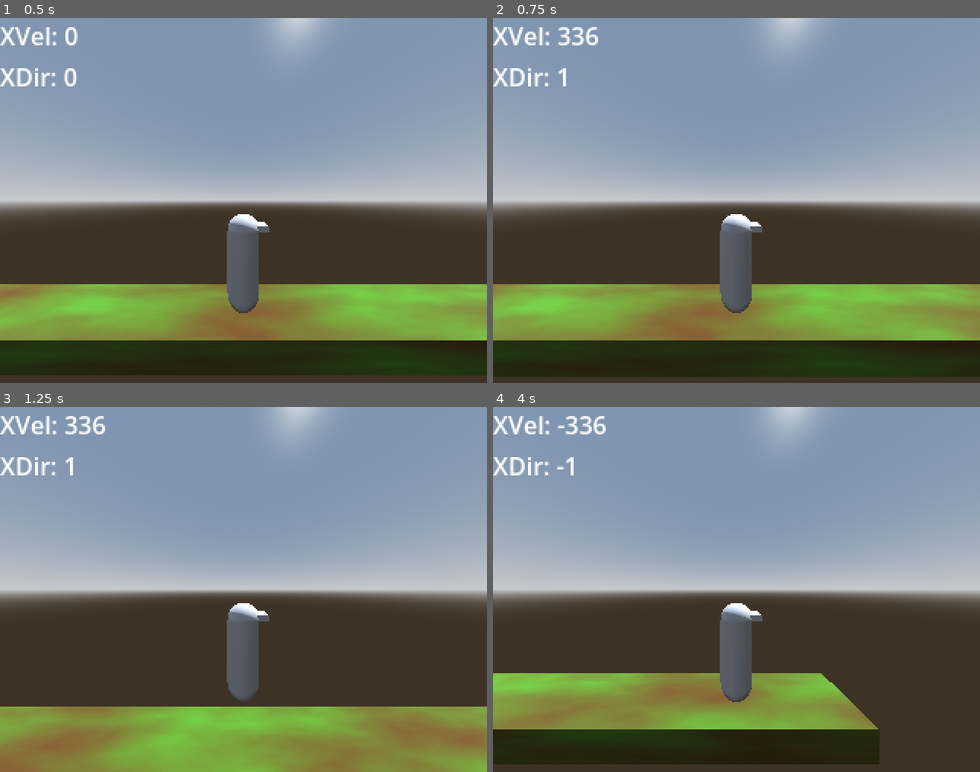
Above: before the commit, frames 1-4 (two rows, left to right).
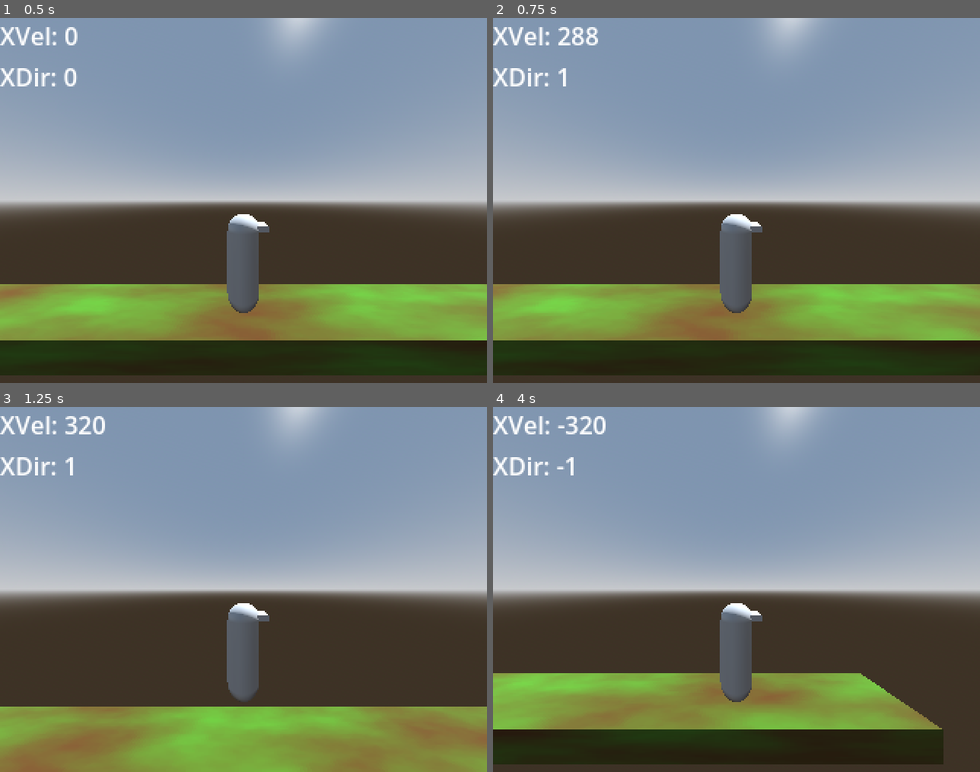
Above: after the commit, the same moments.

Repository: Eliasdbr/3DSideScrollerShooter
Game: Godot game, scene res://scenes/world.tscn
Same seed, same stepped clock (60 frames per second), same inputs: the game is played once before the commit and once after it.
Inputs:
- Up to frame 1 (0.5 s): no input
- Up to frame 2 (0.75 s): tap Enter at 0.5 s; hold D (Right) from 0.53 s (still down); hold Ctrl (Shoot) from 0.53 s (still down)
- Up to frame 3 (1.25 s): keep holding D (Right); keep holding Ctrl (Shoot); tap Space (Jump) at 0.77 s
- Up to frame 4 (4 s): release D (Right) at 1.28 s; release Ctrl (Shoot) at 1.28 s; hold S (Down) 1.28-2.03 s; tap Ctrl (Shoot) at 1.35, 2.85 s; tap Space (Jump) at 1.52, 2, 3.02, 3.77 s; hold D (Right) 2.03-2.78 s; hold Ctrl (Shoot) 2.03-2.78 s; hold W (Up) 2.78-3.53 s; hold A (Left) from 3.53 s (still down); hold Ctrl (Shoot) from 3.53 s (still down)

Frame 1 is identical in both runs. In frame 2, 0.6% of the frame differs, in the area x 0-100%, y 2-99%; in frame 3, 0.7%; in frame 4, 5.7%, in the area x 0-93%, y 2-98%.

Commit message:
Movement component: Movement fixed

Diff:
--- a/components/CharacterMovement.gd
+++ b/components/CharacterMovement.gd
@@ -21,31 +21,29 @@
 	pass
 
 func move(direction: Vector2) -> void:
-	if (
-		direction.length() == 0.0
-		and abs(vel.x) > 0
-	):
-		# Movement damping
-		if parent.is_on_floor():
-			vel.x -= sign(vel.x) * damping
+	DebugUI.updateValue("XDir", direction.x)
+	if direction.x == 0.0:
+		if vel.x != 0:
+			# Movement damping
+			if parent.is_on_floor():
+				vel.x -= sign(vel.x) * damping
+			else:
+				# Less friction on air
+				vel.x -= sign(vel.x) * (damping * 0.1)
+			# Prevent drifting
+			if abs(vel.x) <= damping:
+				vel.x = 0
+	else:
+		#if abs(vel.x) < max_speed:
+		# Accelerates
+		if sign(direction.x) == sign(vel.x):
+			vel.x += direction.x * acceleration
 		else:
-			# Less friction on air
-			vel.x -= sign(vel.x) * (damping * 0.1)
-		# Prevent drifting
-		if abs(vel.x) <= damping:
-			vel.x = 0
-
-	else:
-		DebugUI.updateValue("XDir", direction.x)
-		# Accelerates
-		if abs(vel.x) < max_speed:
-			if sign(direction.x) <= 0:
-				vel.x += direction.x * acceleration
-			else:
-				# Suddenly changes direction
-				vel.x += direction.x * acceleration * 2
-
-	clamp(vel.x, -max_speed, max_speed)
+			# Suddenly changes direction
+			vel.x += direction.x * acceleration * 2
+	# Speed limit
+	if abs(vel.x) >= max_speed:
+		vel.x = max_speed * sign(vel.x)
 
 
 func jump() -> void:
